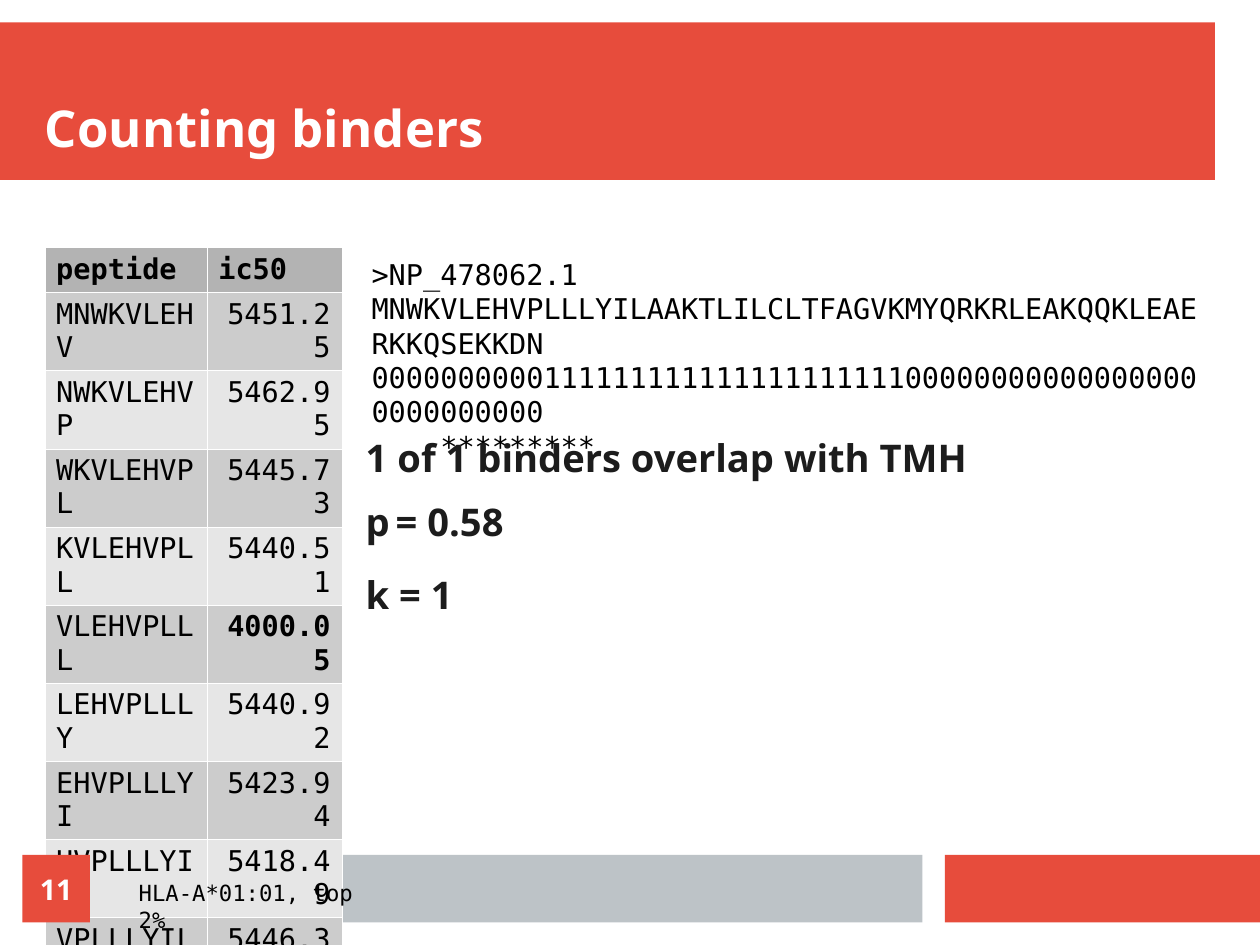
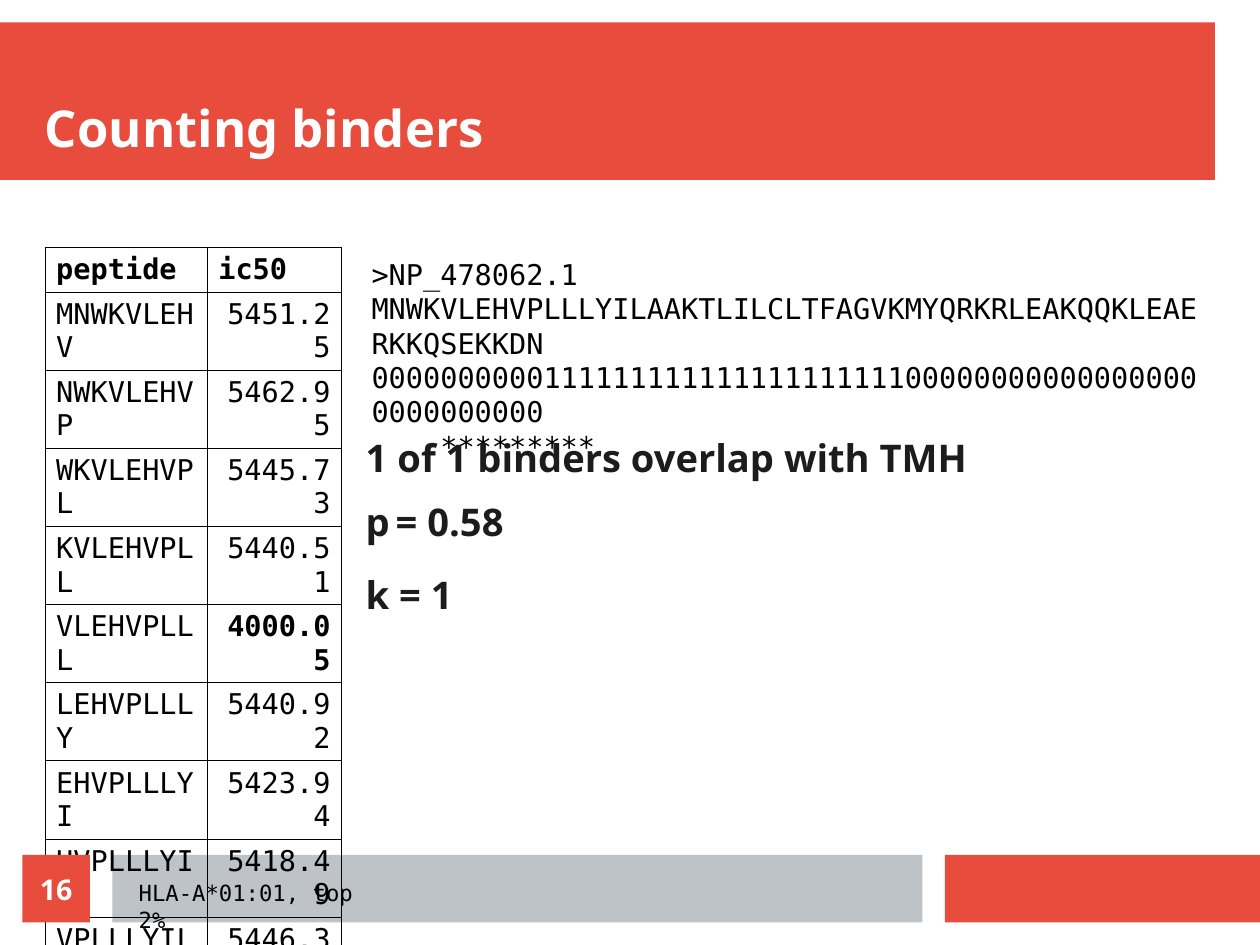
Before and after one commit to richelbilderbeek/cellbio_presentation_20210201, a slide deck: slide 16 of cellbio_presentation_20210201.odp (slide 11 before the commit). Drawn at 1260x945 pixels with LibreOffice and Linux fonts; fonts in the diff are those of the drawing. Boxes give left, top, right and bottom in pixels: in the first picture for what was removed or moved away, otherwise in the second. Text is boxed around its words. In the diff, an @@ line names an element or a change of style, - is before the commit and + after.

```diff
--- a/cellbio_presentation_20210201.odp
+++ b/cellbio_presentation_20210201.odp
@@ table at <box>45,248,342,876</box> @@
@@ fill #B3B3B3 to none in row 1 @@
@@ fill #CCCCCC to none in 14 cells @@
@@ fill #E6E6E6 to none in 12 cells @@
@@ borders changed @@
@@ page number at <box>40,879,73,901</box>: text changed @@
-11
+16
```
Also in this commit, not shown: 6 other slides changed, 4 slides added.
